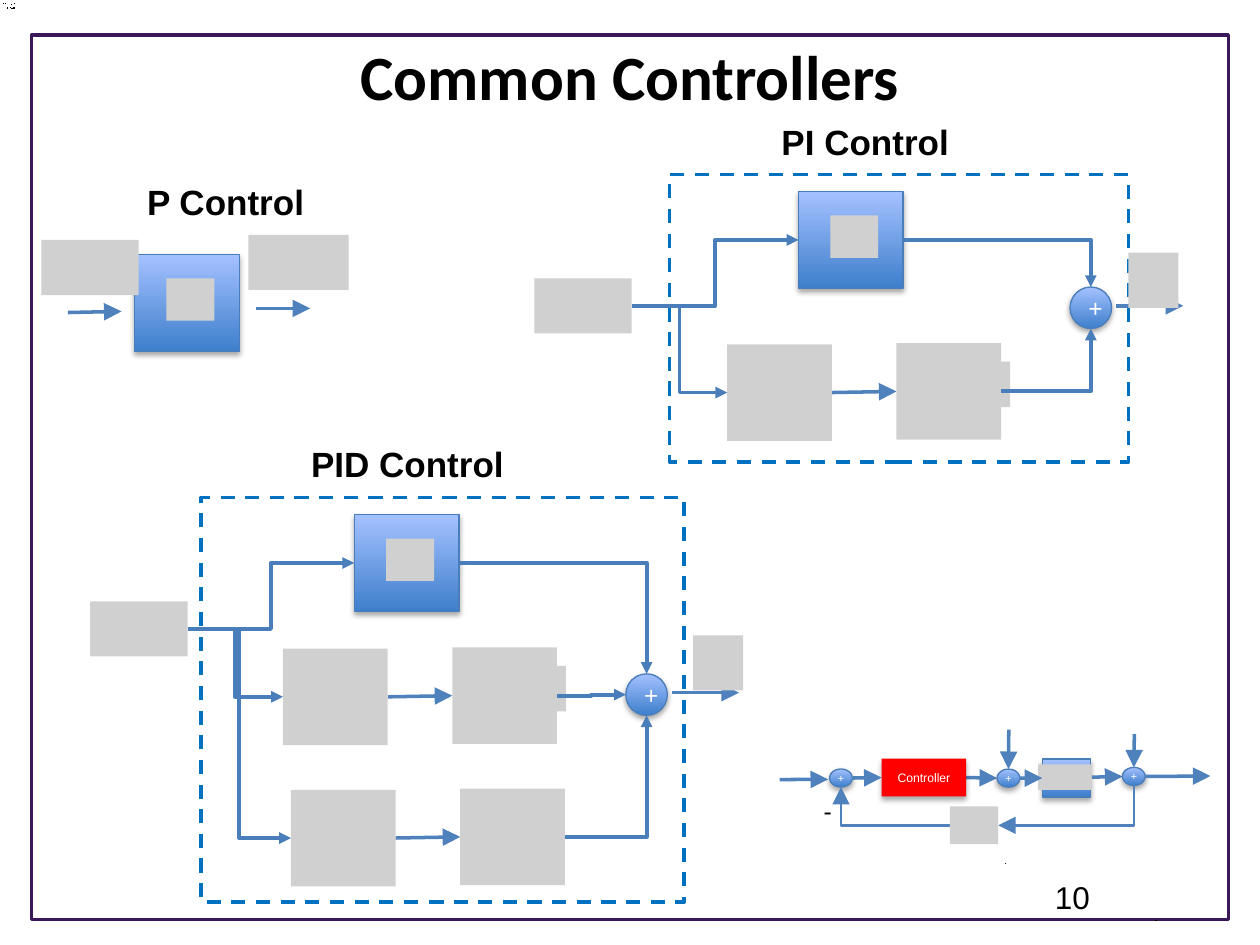
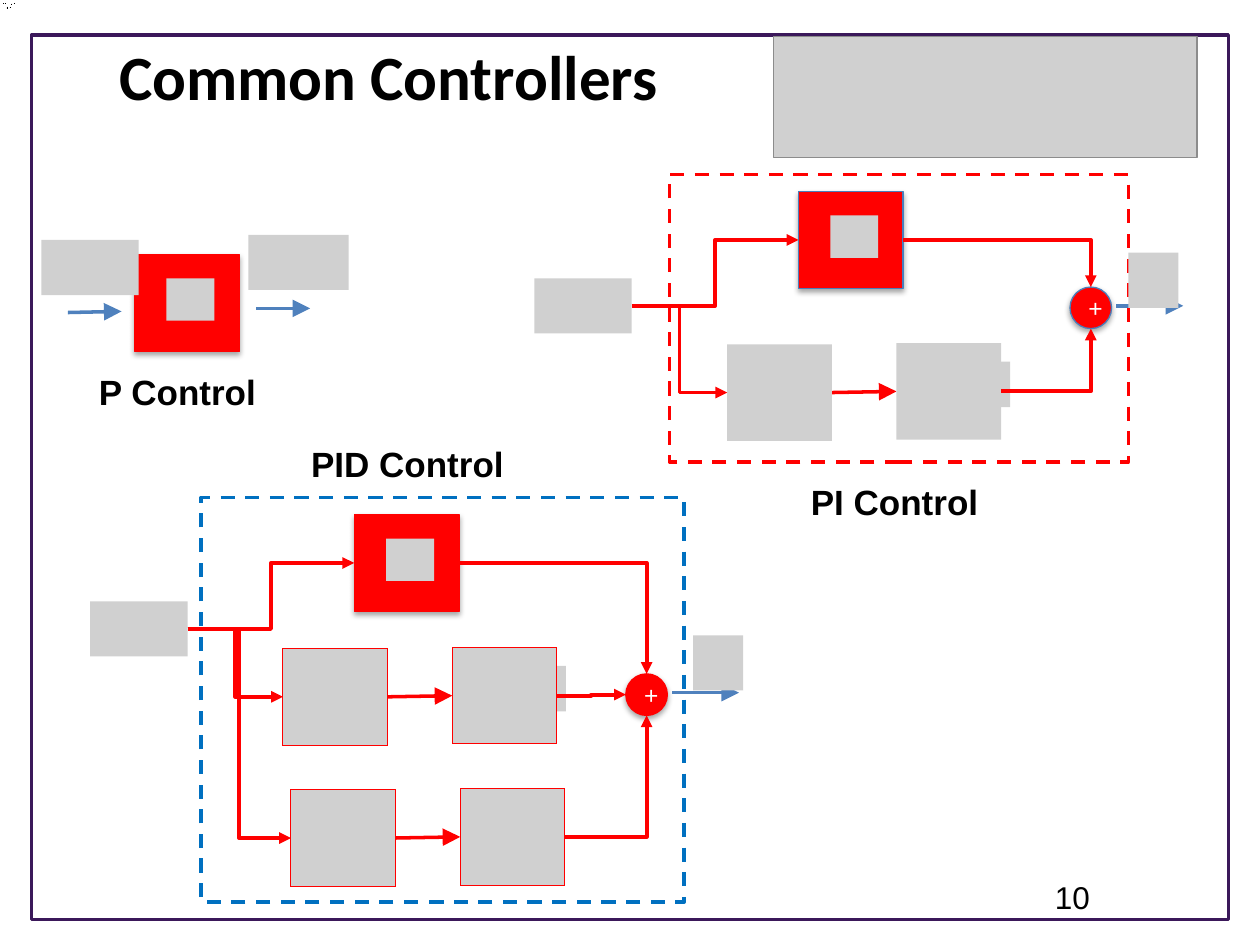
Before and after one commit to joseph-hellerstein/advanced-controls-lectures, a slide deck: slide 10 of lectures/lecture_02-elements-of-closed-loop-systems/elements_of_closed_loop_systems.pptx. Drawn at 1260x945 pixels with LibreOffice and Linux fonts; fonts in the diff are those of the drawing; grey boxes stand for pictures; background and template pictures are left out. Boxes give left, top, right and bottom in pixels: in the first picture for what was removed or moved away, otherwise in the second. Text is boxed around its words. In the diff, an @@ line names an element or a change of style, - is before the commit and + after.

Commit message:
Update lecture 2

```diff
--- a/lectures/lecture_02-elements-of-closed-loop-systems/elements_of_closed_loop_systems.pptx
+++ b/lectures/lecture_02-elements-of-closed-loop-systems/elements_of_closed_loop_systems.pptx
@@ title "Common Controllers": place and size @@
-title "Common Controllers" at (361,55,899,101)
+title "Common Controllers" at (119,55,657,101)
@@ picture added at (774,37,1197,158) @@
@@ rectangle at (669,175,1128,462): outline #0070C0 2 pt dashed to #FF0000 2 pt dashed @@
@@ rectangle at (799,192,903,289): fill gradient #3F80CE to #A4C4FF to #FF0000 @@
@@ elbow arrow (631, 306) - (799, 239): stroke #4B7EBC 2.25 pt to #FF0000 2.25 pt @@
@@ elbow arrow (903, 239) - (1091, 287): stroke #4B7EBC 2.25 pt to #FF0000 2.25 pt @@
@@ ellipse "+" at (1070,287,1111,329): fill gradient #3F80CE to #A4C4FF to #FF0000 @@
@@ elbow arrow (631, 306) - (727, 393): stroke #4B7EBC 2.25 pt to #FF0000 2.25 pt @@
@@ elbow arrow (1002, 392) - (1091, 329): stroke #4B7EBC 2.25 pt to #FF0000 2.25 pt @@
@@ text "P Control": place and size @@
-text "P Control" at (147,189,303,216)
+text "P Control" at (99,379,255,406)
@@ arrow (832, 393) - (897, 392): stroke #4F81BD 2 pt to #FF0000 2 pt @@
@@ text added at (811,489,978,516), 20 pt, text #000000, bold @@
+PI Control
@@ elbow arrow (188, 629) - (354, 563): stroke #4B7EBC 2.25 pt to #FF0000 2.25 pt @@
@@ elbow arrow (459, 563) - (646, 674): stroke #4B7EBC 2.25 pt to #FF0000 2.25 pt @@
@@ elbow arrow (188, 629) - (284, 697): stroke #4B7EBC 2.25 pt to #FF0000 2.25 pt @@
@@ elbow arrow (188, 629) - (291, 838): stroke #4B7EBC 2.25 pt to #FF0000 2.25 pt @@
@@ fill gradient #3F80CE to #A4C4FF to #FF0000; outline #4B7EBC 0.75 pt to #FF0000 0.75 pt in 3 elements at (135,255,239,352), (354,515,459,612), (626,674,668,716) @@
@@ arrow (388, 697) - (452, 696): stroke #4F81BD 2 pt to #FF0000 2 pt @@
@@ elbow arrow (557, 696) - (626, 694): stroke #4B7EBC 2.25 pt to #FF0000 2.25 pt @@
@@ elbow arrow (564, 837) - (646, 716): stroke #4B7EBC 2.25 pt to #FF0000 2.25 pt @@
@@ group removed at (780,730,1211,844): 8 arrows, 3 ellipses, 2 rectangles, 2 pictures, 2 elbow arrows, 1 text @@
-Controller
-+
-+
-+
--
@@ arrow (396, 838) - (460, 837): stroke #4F81BD 2 pt to #FF0000 2 pt @@
```
Also in this commit, not shown: 8 other slides changed, 1 slide removed.
